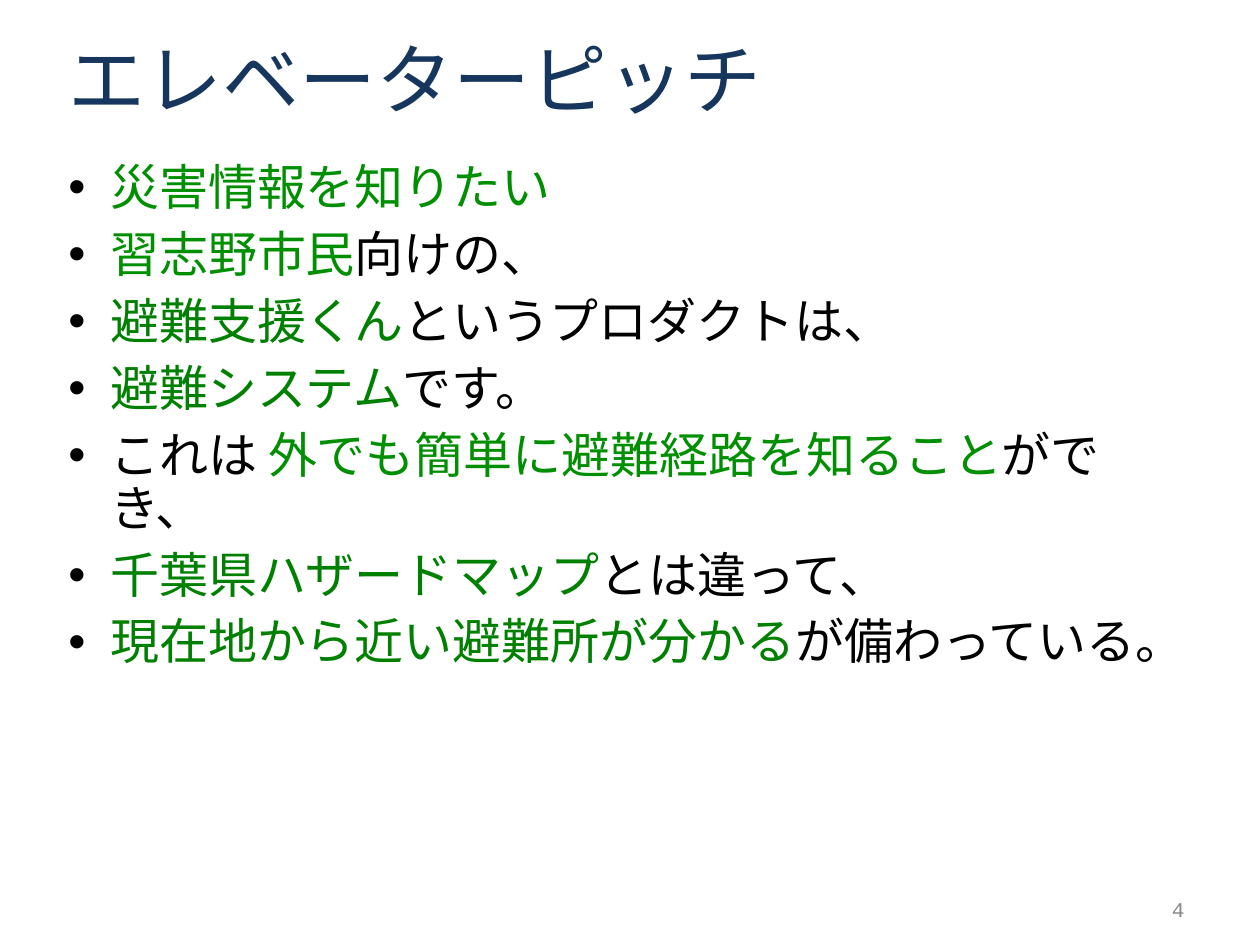
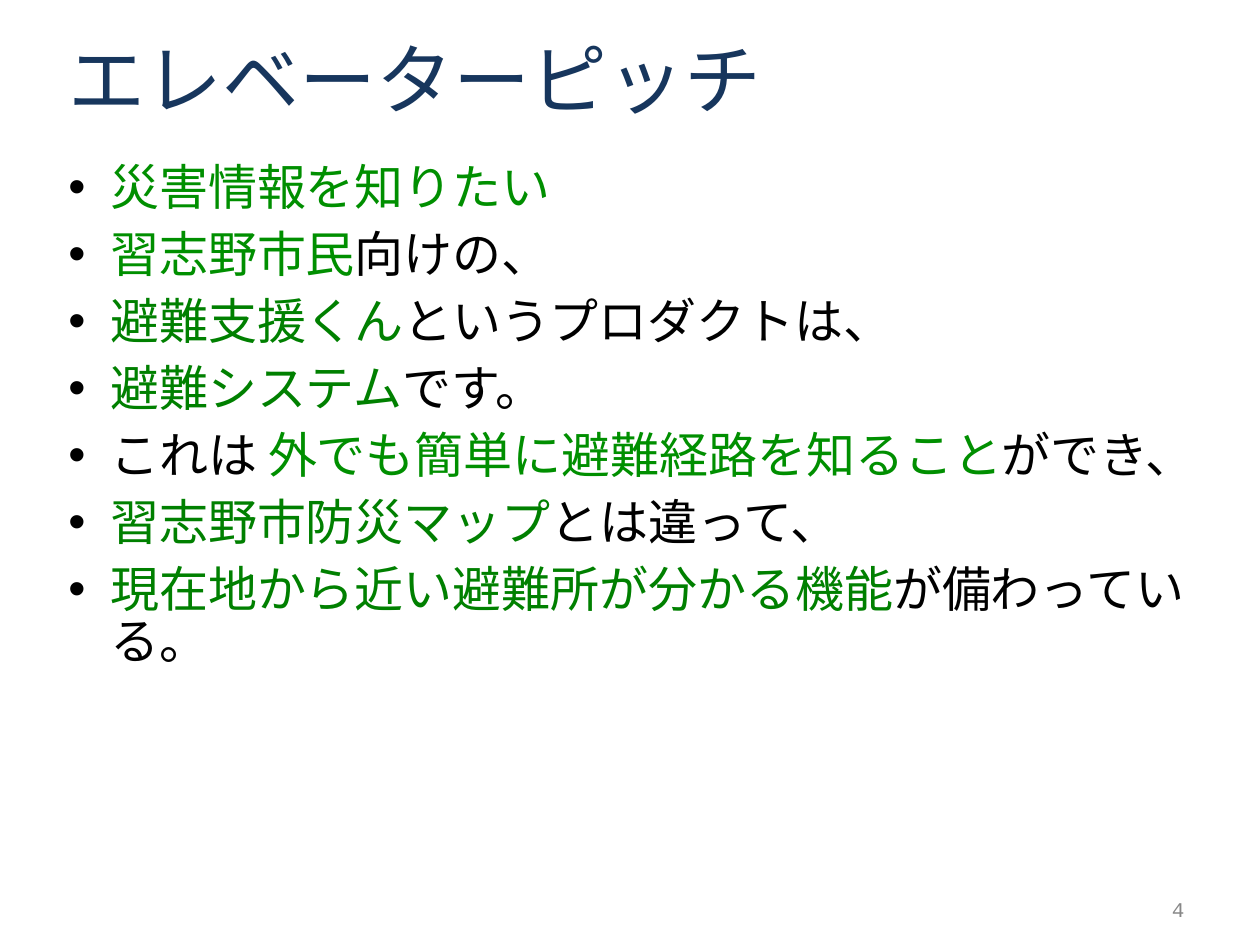
Before and after one commit to tomoyukikondo/yabukiC2017, a slide deck: slide 4 of Ｃ班インセプションデッキ.ppt. Drawn at 1260x945 pixels with LibreOffice and Linux fonts; fonts in the diff are those of the drawing. Boxes give left, top, right and bottom in pixels: in the first picture for what was removed or moved away, otherwise in the second. Text is boxed around its words. In the diff, an @@ line names an element or a change of style, - is before the commit and + after.

```diff
--- a/Ｃ班インセプションデッキ.ppt
+++ b/Ｃ班インセプションデッキ.ppt
@@ text at (110, 498, 1184, 662): text changed @@
-• 千葉県ハザードマップとは違って、
-• 現在地から近い避難所が分かるが備わっている。
+• 習志野市防災マップとは違って、
+• 現在地から近い避難所が分かる機能が備わっている。
```
Also in this commit, not shown: 5 other slides changed, 1 other file.
